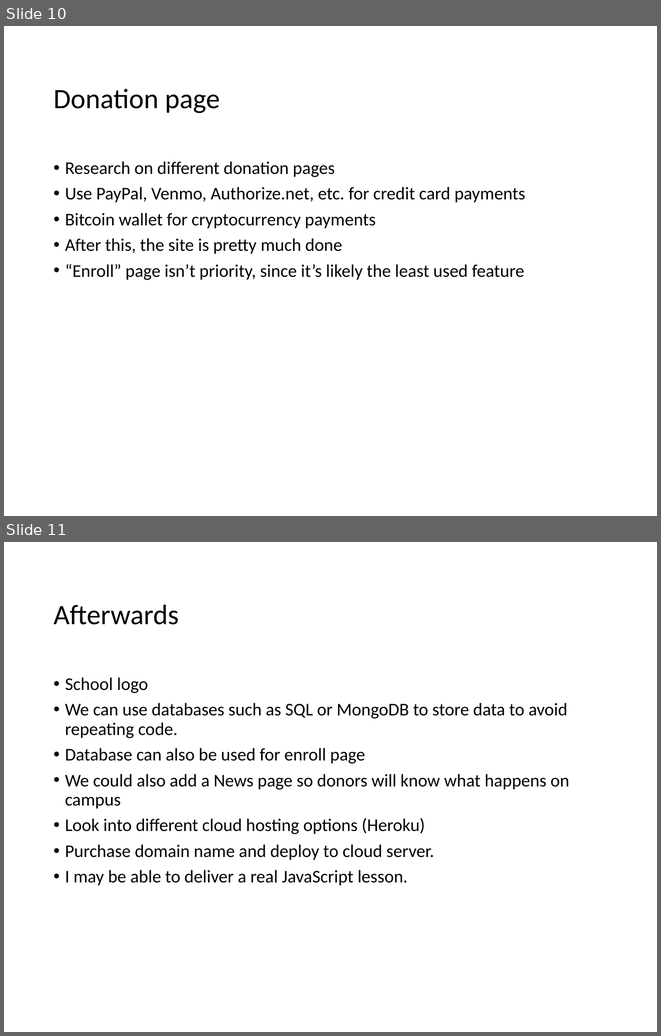
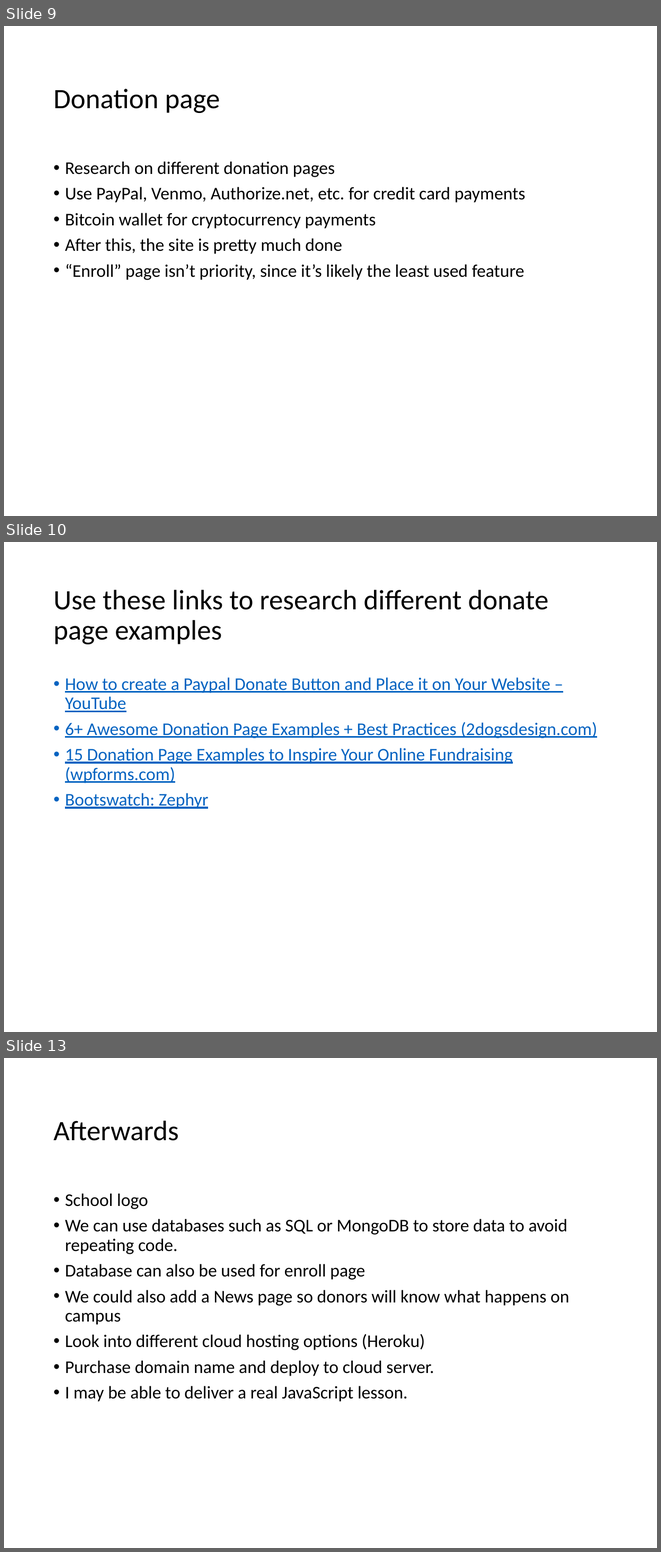
Before and after one commit to rpham2234/bfiaps, a slide deck: Mukono web development slide.pptm. Shown one above the other, each under a label of ours: slides 10 and 11 before the commit, slides 9, 10 and 13 after it; the slides between them are not shown. The pictures are 661x1036 and 661x1552 pixels, drawn with LibreOffice and Linux fonts; fonts in the diff are those of the drawing; background and template pictures are left out. Boxes give left, top, right and bottom in pixels: in the first picture for what was removed or moved away, otherwise in the second. Text is boxed around its words. In the diff, an @@ line names an element or a change of style, - is before the commit and + after.

```diff
--- a/Mukono web development slide.pptm
+++ b/Mukono web development slide.pptm
@@ slide 10 added at <box>4,542,657,1032</box>, background picture (left out) @@
@@ title added at <box>53,590,549,644</box>, 44 pt, text #000000 @@
+Use these links to research different donate page examples
@@ text added at <box>65,677,598,809</box>, 28 pt, text #0563C1, underline @@
+• How to create a Paypal Donate Button and Place it on Your Website – YouTube
+• 6+ Awesome Donation Page Examples + Best Practices (2dogsdesign.com)
+• 15 Donation Page Examples to Inspire Your Online Fundraising (wpforms.com)
+• Bootswatch: Zephyr
@@ what was slide 10 is now slide 9 @@
@@ what was slide 11 is now slide 13 @@
```
Also in this commit, not shown: 2 other slides added, 1 slide removed, 2 other files.
